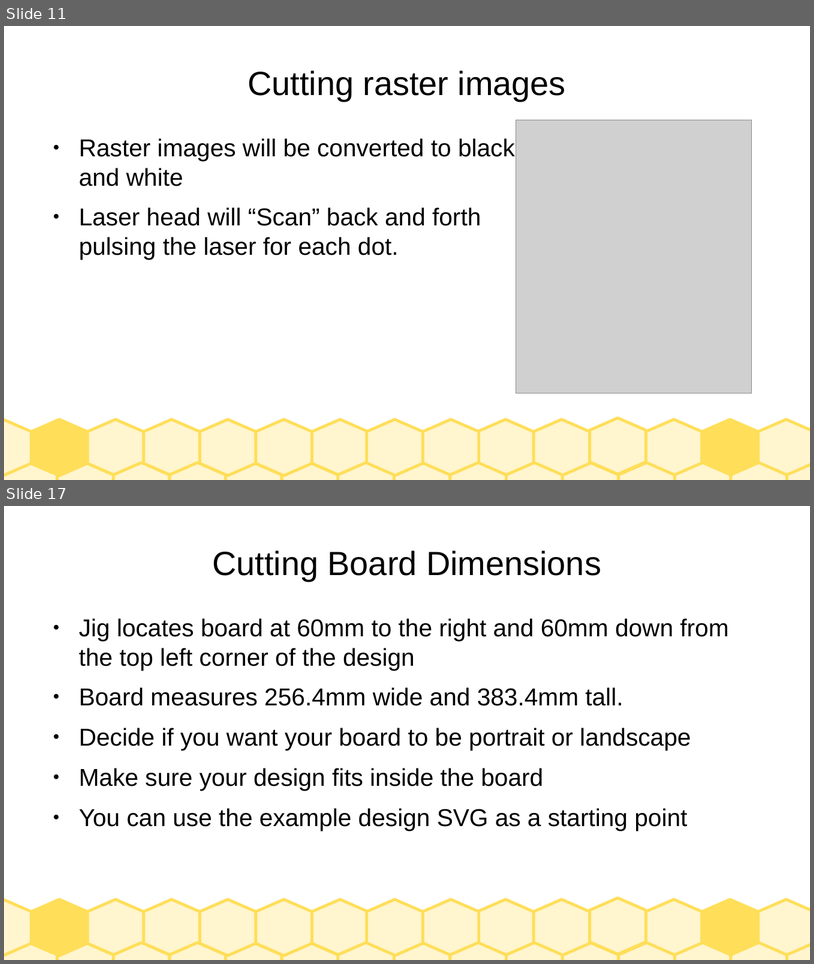
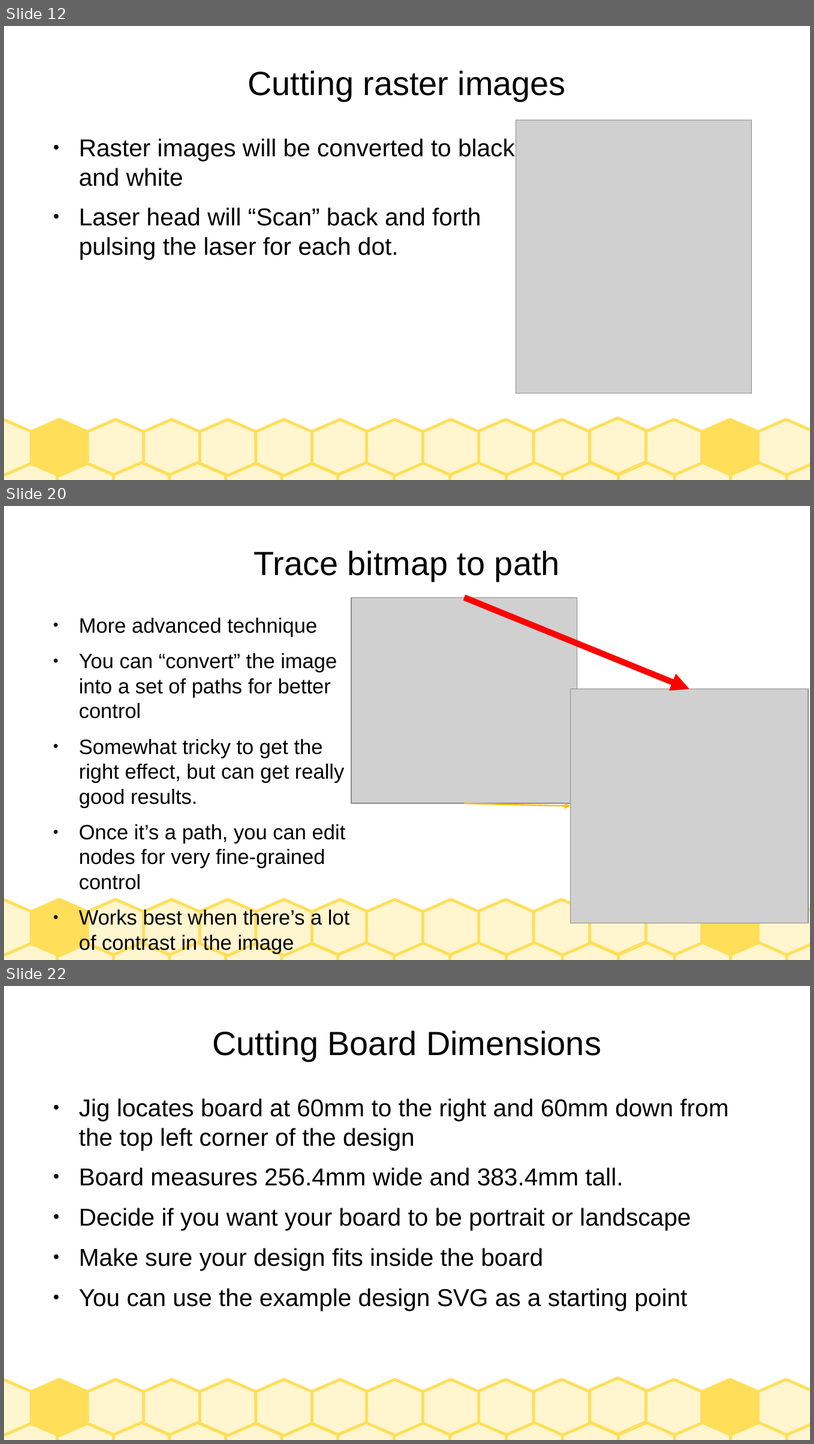
Before and after one commit to jarney/SparkStudioSalem-IndustrialLaserCutters, a slide deck: Training-GeneralPublic.odp. Shown one above the other, each under a label of ours: slides 11 and 17 before the commit, slides 12, 20 and 22 after it; the slides between them are not shown. The pictures are 814x964 and 814x1444 pixels, drawn with LibreOffice and Linux fonts; fonts in the diff are those of the drawing; grey boxes stand for pictures. Boxes give left, top, right and bottom in pixels: in the first picture for what was removed or moved away, otherwise in the second. Text is boxed around its words. In the diff, an @@ line names an element or a change of style, - is before the commit and + after.

```diff
--- a/Training-GeneralPublic.odp
+++ b/Training-GeneralPublic.odp
@@ slide 20 added at box(4, 506, 810, 960), background #FFFFFF; not listed: 30 template elements that a slide beside it also shows @@
@@ title added at box(254, 550, 560, 581), 33 pt, text #000000 @@
+Trace bitmap to path
@@ picture added at box(351, 597, 578, 803) @@
@@ arrow added from (465, 597) to (690, 689), #FF0000 6.01 pt @@
@@ text added at box(79, 618, 350, 954), 20.4 pt, text #000000 @@
+● More advanced technique
+● You can “convert” the image into a set of paths for better control
+● Somewhat tricky to get the right effect, but can get really good results.
+● Once it’s a path, you can edit nodes for very fine-grained control
+● Works best when there’s a lot of contrast in the image
@@ picture added at box(571, 689, 809, 923) @@
@@ arrow added from (465, 803) to (571, 806), #FFBF00 1.42 pt @@
@@ what was slide 11 is now slide 12 @@
@@ what was slide 17 is now slide 22 @@
```
Also in this commit, not shown: 13 slides changed, 5 other slides added, 1 slide removed, 3 other files.
